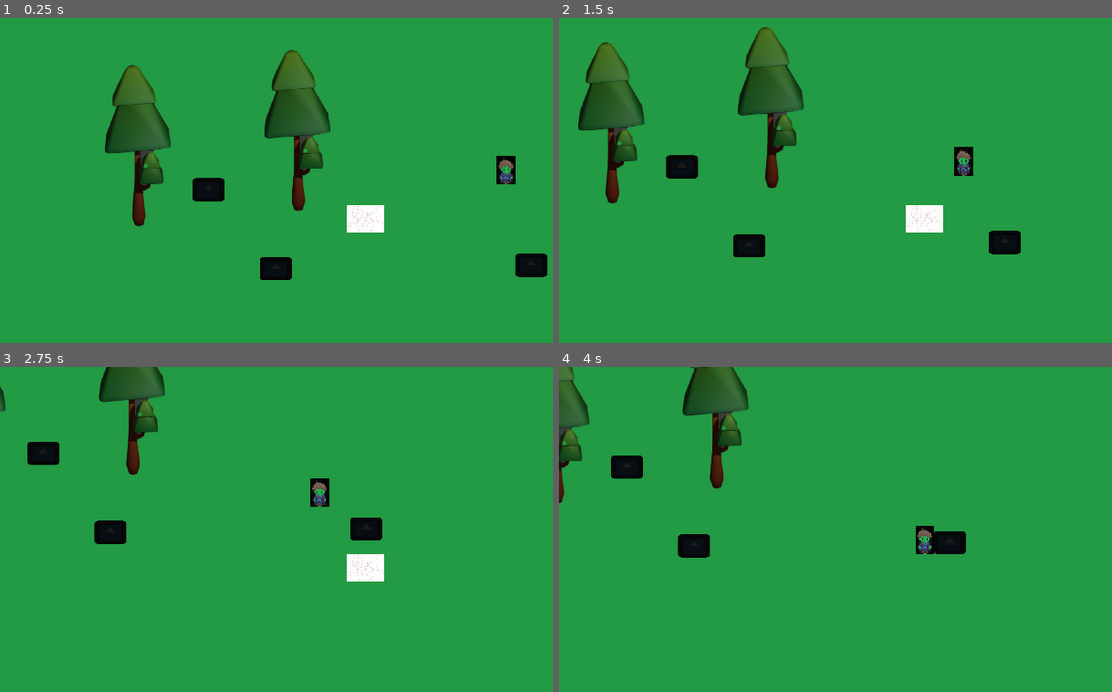
Above: before the commit, frames 1-4 (two rows, left to right).
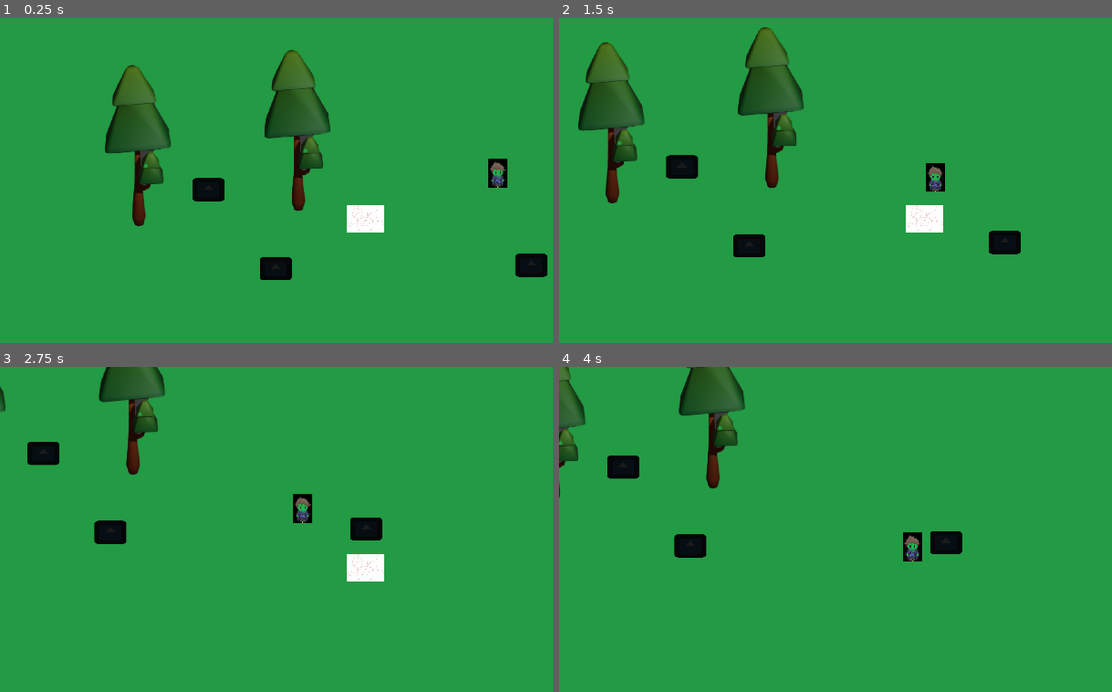
Above: after the commit, the same moments.

Repository: fortniteslayer123/Halloweengame
Game: Godot game, scene res://world.tscn
The game is run twice, just before and just after one commit, with the same random seed, the same clock (stepped at 60 frames per second) and the same inputs. The engine's default icon, where the game draws it, is replaced by a stand-in: a white triangle on a blue panel in a dark square.
Inputs:
- Up to frame 1 (0.25 s): no input
- Up to frame 2 (1.5 s): hold D (move_right) 0.53-1.28 s; hold S (move_down) from 1.28 s (still down)
- Up to frame 3 (2.75 s): release S (move_down) at 2.03 s; hold D (move_right) from 2.03 s (still down)
- Up to frame 4 (4 s): release D (move_right) at 2.78 s; hold W (move_up) 2.78-3.53 s; hold A (move_left) from 3.53 s (still down)

The runs differ from the first frame. In frame 1, 0.4% of the frame differs, in the area x 88-94%, y 42-53%; in frame 2, 0.6%; in frame 3, 0.5%; in frame 4, 2.1%, in the area x 0-74%, y 0-60%.

Commit message:
EnemySpawner
S

Diff:
--- a/Scenes/enemy.tscn
+++ b/Scenes/enemy.tscn
@@ -8,7 +8,7 @@
 height = 74.0
 
 [sub_resource type="CircleShape2D" id="CircleShape2D_afpow"]
-radius = 261.00766
+radius = 4038.9348
 
 [node name="enemy" type="CharacterBody2D"]
 collision_layer = 8
--- /dev/null
+++ b/Scenes/enemy_spawner.gd
@@ -0,0 +1,58 @@
+extends Node2D
+
+
+@export var spawns: Array[Spawn_info] = []
+
+@onready var player = get_tree().get_first_node_in_group("player")
+
+var time = 0
+
+
+func _on_timer_timeout() -> void:
+	time += 1
+	var enemy_spawns = spawns
+	for i in enemy_spawns:
+		if time > i.time_start and time < i.time_end:
+			if i.spawn_delay_counter < i.enemy_spawn_delay:
+				i.spawn_delay_counter += 1
+			else:
+				i.spawn_delay_counter = 0
+				var new_enemy = load(str(i.enemy.resource_path))
+				var counter = 0
+				while counter < i.enemy_num:
+					var enemy_spawn = new_enemy.instantiate()
+					enemy_spawn.global_position = get_random_position()
+					add_child(enemy_spawn)
+					counter += 1
+
+func get_random_position():
+	var vpr = get_viewport_rect().size * randf_range(1.1,1.4)
+	var top_left = Vector2(player.global_position.x - vpr.x/2, player.global_position.y - vpr.y/2)
+	var top_right = Vector2(player.global_position.x + vpr.x/2, player.global_position.y - vpr.y/2)
+	var bottom_left = Vector2(player.global_position.x - vpr.x/2, player.global_position.y + vpr.y/2)
+	var bottom_right = Vector2(player.global_position.x + vpr.x/2, player.global_position.y + vpr.y/2)
+	var pos_side = ["up","down","right","left"].pick_random()
+	var spawn_pos1 = Vector2.ZERO
+	var spawn_pos2 = Vector2.ZERO
+
+	match pos_side:
+		"up":
+			spawn_pos1 = top_left
+			spawn_pos2 = top_right
+		"down":
+			spawn_pos1 = bottom_left
+			spawn_pos2 = bottom_right
+		"right":
+			spawn_pos1 = top_right
+			spawn_pos2 = bottom_right
+		"left":
+			spawn_pos1 = top_left
+			spawn_pos2 = bottom_left
+
+	var x_spawn = randf_range(spawn_pos1.x, spawn_pos2.x)
+	var y_spawn = randf_range(spawn_pos1.y, spawn_pos2.y)
+	return Vector2(x_spawn,y_spawn)
+
+
+func _on_timer_2_timeout() -> void:
+	pass # Replace with function body.
--- /dev/null
+++ b/Scenes/enemy_spawner.tscn
@@ -0,0 +1,24 @@
+[gd_scene load_steps=6 format=3 uid="uid://btrsey7y3v0o5"]
+
+[ext_resource type="Script" uid="uid://ctu1hue8hlepv" path="res://Scenes/enemy_spawner.gd" id="1_8h7h8"]
+[ext_resource type="Script" uid="uid://dvt4qsx34ty8g" path="res://timer.gd" id="2_cdqhx"]
+[ext_resource type="Script" uid="uid://i2hr8uk4x7vx" path="res://Scenes/spawn_info.gd" id="2_tdwud"]
+[ext_resource type="PackedScene" uid="uid://bbwopwj7ofel7" path="res://Scenes/enemy.tscn" id="3_gga2x"]
+
+[sub_resource type="Resource" id="Resource_2cu8b"]
+script = ExtResource("2_tdwud")
+time_end = 60
+enemy = ExtResource("3_gga2x")
+enemy_num = 1
+enemy_spawn_delay = 1
+metadata/_custom_type_script = "uid://i2hr8uk4x7vx"
+
+[node name="EnemySpawner" type="Node2D"]
+script = ExtResource("1_8h7h8")
+spawns = Array[ExtResource("2_tdwud")]([SubResource("Resource_2cu8b")])
+
+[node name="Timer" type="Timer" parent="."]
+autostart = true
+script = ExtResource("2_cdqhx")
+
+[connection signal="timeout" from="Timer" to="." method="_on_timer_timeout"]
--- a/Scenes/player.tscn
+++ b/Scenes/player.tscn
@@ -17,7 +17,7 @@
 script = ExtResource("1_cvnsp")
 
 [node name="Body" type="Sprite2D" parent="."]
-position = Vector2(2, -11.000001)
+position = Vector2(2, -11)
 scale = Vector2(0.5, 0.5)
 texture = ExtResource("2_cvnsp")
 
--- /dev/null
+++ b/Scenes/spawn_info.gd
@@ -0,0 +1,11 @@
+extends Resource
+
+class_name Spawn_info
+
+@export var time_start:int
+@export var time_end:int
+@export var enemy:Resource
+@export var enemy_num:int
+@export var enemy_spawn_delay:int
+
+var spawn_delay_counter = 0
--- /dev/null
+++ b/Scenes/spawner.gd
@@ -0,0 +1,39 @@
+extends Node2D
+
+@onready var enemy = preload("res://Scenes/enemy.tscn")
+@onready var player = get_tree().get_first_node_in_group("player")
+
+
+func _ready():
+	if player == null:
+		push_error("❌ Player not found! Make sure the Player node is in the 'player' group.")
+	else:
+		print("✅ Player found: ", player.name)
+
+	var timer = Timer.new()
+	timer.wait_time = 2.0
+	timer.one_shot = false
+	add_child(timer)
+	timer.timeout.connect(_on_timer_timeout)
+	timer.start()
+	print("⏱️ Timer started")
+
+
+
+func _on_timer_timeout() -> void:
+	print("⏰ Timer fired!")
+
+	if player == null:
+		push_error("Player not found in group 'player'")
+		return
+
+	var ene = enemy.instantiate()
+	ene.global_position = get_random_spawn_position(player.global_position)
+	get_tree().current_scene.add_child(ene)
+
+func get_random_spawn_position(player_position: Vector2) -> Vector2:
+	var viewport_size = get_viewport().get_visible_rect().size
+	var angle = randf() * TAU
+	var distance = max(viewport_size.x, viewport_size.y) * randf_range(1.2, 1.5)
+	var offset = Vector2(cos(angle), sin(angle)) * distance
+	return player_position + offset
--- /dev/null
+++ b/Scenes/spawner.tscn
@@ -0,0 +1,11 @@
+[gd_scene load_steps=2 format=3 uid="uid://gqbdqpdcb20l"]
+
+[ext_resource type="Script" uid="uid://cdavqp2ux48w1" path="res://Scenes/spawner.gd" id="1_yp5lu"]
+
+[node name="spawner" type="Node2D"]
+script = ExtResource("1_yp5lu")
+
+[node name="Timer" type="Timer" parent="."]
+autostart = true
+
+[connection signal="timeout" from="Timer" to="." method="_on_timer_timeout"]
--- a/project.godot
+++ b/project.godot
@@ -19,6 +19,10 @@
 
 window/size/viewport_width=1920
 window/size/viewport_height=1080
+
+[global_group]
+
+player=""
 
 [input]
 
--- /dev/null
+++ b/timer.gd
@@ -0,0 +1 @@
+extends Timer
Not shown, added: Scenes/enemy_spawner.gd.uid
Not shown, added: Scenes/spawn_info.gd.uid
Not shown, added: Scenes/spawner.gd.uid
Not shown, added: timer.gd.uid
